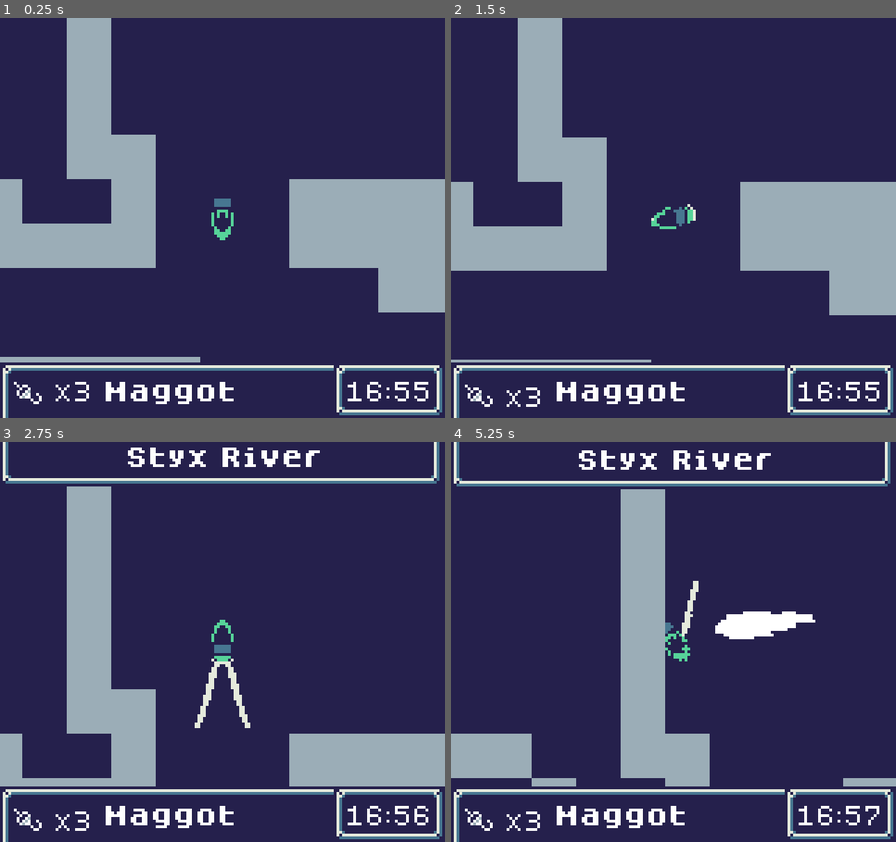
Above: before the commit, frames 1-4 (two rows, left to right).
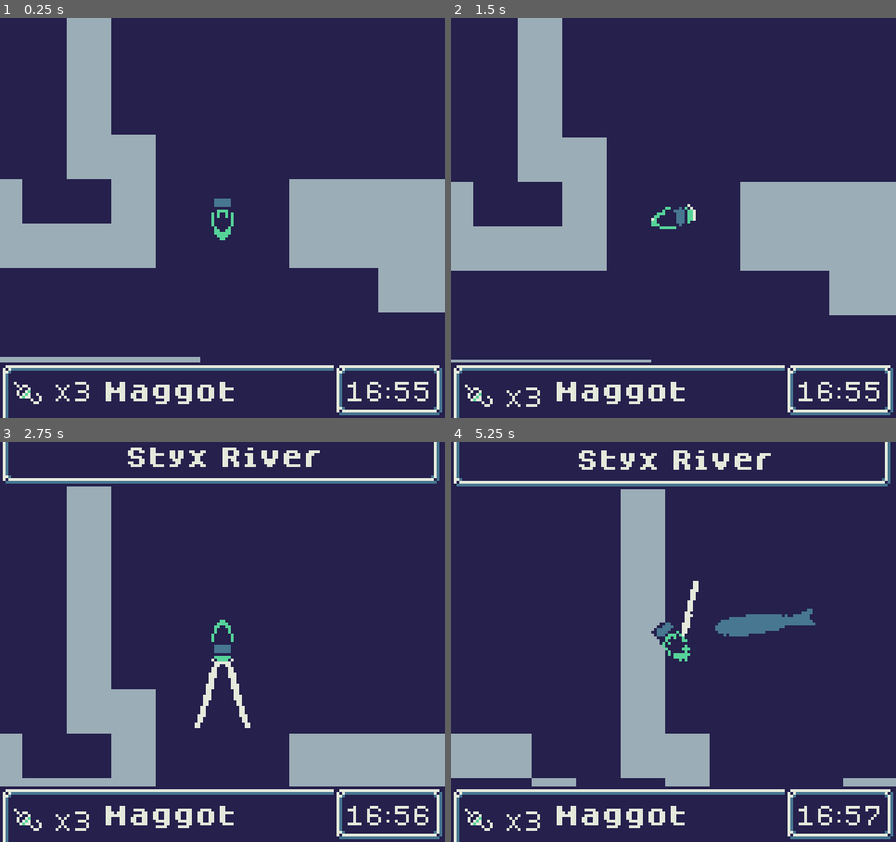
Above: after the commit, the same moments.

Repository: andrebariani/gbjam_12_spooky_fishing
Game: Godot game, scene res://scenes/test_scene.tscn
Two runs of this game, one before a commit and one after it. Both use one fixed random seed, a clock stepped at 60 frames per second and the inputs below. This scene is started directly instead of the project's main scene.
Inputs:
- Up to frame 1 (0.25 s): no input
- Up to frame 2 (1.5 s): click "x3" at 0.5 s; tap Enter at 1.25 s; hold Up (up) from 1.28 s (still down); tap Z (A) at 1.35 s
- Up to frame 3 (2.75 s): keep holding Up (up); tap X (B) at 1.55, 2.1 s; tap Z (A) at 2.3 s
- Up to frame 4 (5.25 s): release Up (up) at 2.78 s; hold Left (left) 2.78-4.28 s; tap Z (A) at 2.85, 3.8, 5.1 s; tap X (B) at 3.05, 3.6, 4.55 s; hold Down (down) 4.28-5.03 s; tap S (select) at 4.35 s; hold Right (right) from 5.03 s (still down)

The runs differ from the first frame. In frame 1, 1.2% of the frame differs, in the area x 3-97%, y 90-97%; in frame 2, 1.2%; in frame 3, 2.0%; in frame 4, 3.2%, in the area x 3-97%, y 2-98%.

Commit message:
Fixed pallete colors and z-indexes

Diff:
--- a/project.godot
+++ b/project.godot
@@ -13,7 +13,11 @@
 config/name="GBJAM_12"
 run/main_scene="res://scenes/ui/main_menu.tscn"
 config/features=PackedStringArray("4.3", "GL Compatibility")
+boot_splash/bg_color=Color(0.145098, 0.12549, 0.298039, 1)
+boot_splash/image="res://assets/gbjam-screen.png"
+boot_splash/use_filter=false
 config/icon="res://assets/test-sprite.png"
+boot_splash/minimum_display_time=2000
 
 [autoload]
 
--- a/scenes/entities/player/player_boat.tscn
+++ b/scenes/entities/player/player_boat.tscn
@@ -37,6 +37,7 @@
 shape = SubResource("RectangleShape2D_8bi6u")
 
 [node name="sprite" type="Sprite2D" parent="."]
+z_index = 10
 rotation = 1.5708
 texture = ExtResource("2_v6lwh")
 vframes = 4
--- a/scenes/entities/shadow/shadow.tscn
+++ b/scenes/entities/shadow/shadow.tscn
@@ -30,6 +30,7 @@
 metadata/_edit_lock_ = true
 
 [node name="Body" type="Line2D" parent="."]
+z_index = -10
 points = PackedVector2Array(0, 0, -8, 0, -14, 0)
 texture = ExtResource("3_t6ea0")
 texture_mode = 2
--- a/scenes/ui/deafult_theme.tres
+++ b/scenes/ui/deafult_theme.tres
@@ -21,13 +21,15 @@
 texture_margin_bottom = 6.0
 
 [resource]
-Button/colors/font_color = Color(1, 1, 1, 1)
-Button/colors/font_focus_color = Color(1, 1, 1, 1)
-Button/colors/font_hover_color = Color(1, 1, 1, 1)
+Button/colors/font_color = Color(0.898039, 0.917647, 0.862745, 1)
+Button/colors/font_disabled_color = Color(0.898039, 0.917647, 0.862745, 1)
+Button/colors/font_focus_color = Color(0.898039, 0.917647, 0.862745, 1)
+Button/colors/font_hover_color = Color(0.898039, 0.917647, 0.862745, 1)
 Button/font_sizes/font_size = 8
 Button/styles/disabled = SubResource("StyleBoxTexture_uf2ft")
 Button/styles/focus = SubResource("StyleBoxEmpty_6d4m1")
 Button/styles/hover = SubResource("StyleBoxTexture_uf2ft")
 Button/styles/normal = SubResource("StyleBoxTexture_rfpf4")
 Button/styles/pressed = SubResource("StyleBoxTexture_uf2ft")
+Label/colors/font_color = Color(0.898039, 0.917647, 0.862745, 1)
 Label/font_sizes/font_size = 8
--- a/scenes/ui/game_menu.tscn
+++ b/scenes/ui/game_menu.tscn
@@ -1,41 +1,11 @@
-[gd_scene load_steps=16 format=3 uid="uid://cse3rppgle6dh"]
+[gd_scene load_steps=10 format=3 uid="uid://cse3rppgle6dh"]
 
 [ext_resource type="Script" path="res://scenes/ui/game_menu.gd" id="1_brl2b"]
 [ext_resource type="Texture2D" uid="uid://dyfiyehobeul1" path="res://assets/ui-border.png" id="2_x7r60"]
 [ext_resource type="FontFile" uid="uid://cfdua1dcq34bg" path="res://assets/dogicapixelbold.otf" id="3_vk0jd"]
-[ext_resource type="Texture2D" uid="uid://b41ubi3p8d5wa" path="res://assets/button_down.png" id="4_2feul"]
 [ext_resource type="Texture2D" uid="uid://u37hbuckq26j" path="res://assets/bait.png" id="5_plb4u"]
-[ext_resource type="Texture2D" uid="uid://d2o6sr0541rx0" path="res://assets/button_up.png" id="5_w2skk"]
 [ext_resource type="FontFile" uid="uid://oev3rdf5s6wf" path="res://assets/dogicapixel.otf" id="7_hmosj"]
 [ext_resource type="Theme" uid="uid://5g30rxyaj341" path="res://scenes/ui/deafult_theme.tres" id="8_enl4r"]
-
-[sub_resource type="StyleBoxTexture" id="StyleBoxTexture_uf2ft"]
-content_margin_bottom = 3.0
-texture = ExtResource("4_2feul")
-texture_margin_left = 5.0
-texture_margin_top = 6.0
-texture_margin_right = 5.0
-texture_margin_bottom = 6.0
-
-[sub_resource type="StyleBoxEmpty" id="StyleBoxEmpty_6d4m1"]
-
-[sub_resource type="StyleBoxTexture" id="StyleBoxTexture_rfpf4"]
-texture = ExtResource("5_w2skk")
-texture_margin_left = 5.0
-texture_margin_top = 6.0
-texture_margin_right = 5.0
-texture_margin_bottom = 6.0
-
-[sub_resource type="Theme" id="Theme_l3ygx"]
-Button/colors/font_color = Color(1, 1, 1, 1)
-Button/colors/font_focus_color = Color(1, 1, 1, 1)
-Button/colors/font_hover_color = Color(1, 1, 1, 1)
-Button/font_sizes/font_size = 8
-Button/styles/disabled = SubResource("StyleBoxTexture_uf2ft")
-Button/styles/focus = SubResource("StyleBoxEmpty_6d4m1")
-Button/styles/hover = SubResource("StyleBoxTexture_uf2ft")
-Button/styles/normal = SubResource("StyleBoxTexture_rfpf4")
-Button/styles/pressed = SubResource("StyleBoxTexture_uf2ft")
 
 [sub_resource type="Animation" id="Animation_8op0j"]
 length = 0.001
@@ -204,7 +174,6 @@
 offset_top = 124.0
 offset_right = 38.0
 offset_bottom = 146.0
-theme = SubResource("Theme_l3ygx")
 theme_override_fonts/font = ExtResource("7_hmosj")
 theme_override_font_sizes/font_size = 8
 text = "x9"
--- a/scenes/ui/main_menu.tscn
+++ b/scenes/ui/main_menu.tscn
@@ -1,8 +1,9 @@
-[gd_scene load_steps=10 format=3 uid="uid://b6fgxvt2hkjl1"]
+[gd_scene load_steps=14 format=3 uid="uid://b6fgxvt2hkjl1"]
 
 [ext_resource type="Texture2D" uid="uid://dyfiyehobeul1" path="res://assets/ui-border.png" id="1_c6b2g"]
 [ext_resource type="Script" path="res://scenes/ui/main_menu.gd" id="1_i55ut"]
 [ext_resource type="FontFile" uid="uid://cfdua1dcq34bg" path="res://assets/dogicapixelbold.otf" id="2_w3gf1"]
+[ext_resource type="Theme" uid="uid://5g30rxyaj341" path="res://scenes/ui/deafult_theme.tres" id="3_8dc0f"]
 [ext_resource type="Texture2D" uid="uid://d2o6sr0541rx0" path="res://assets/button_up.png" id="3_k2uwq"]
 [ext_resource type="Texture2D" uid="uid://b41ubi3p8d5wa" path="res://assets/button_down.png" id="4_o7g3w"]
 
@@ -24,7 +25,7 @@
 texture_margin_bottom = 6.0
 
 [sub_resource type="Theme" id="Theme_l3ygx"]
-Button/colors/font_color = Color(1, 1, 1, 1)
+Button/colors/font_color = Color(0.898039, 0.917647, 0.862745, 1)
 Button/colors/font_focus_color = Color(1, 1, 1, 1)
 Button/colors/font_hover_color = Color(1, 1, 1, 1)
 Button/font_sizes/font_size = 8
@@ -33,6 +34,17 @@
 Button/styles/hover = SubResource("StyleBoxTexture_uf2ft")
 Button/styles/normal = SubResource("StyleBoxTexture_rfpf4")
 Button/styles/pressed = SubResource("StyleBoxTexture_uf2ft")
+
+[sub_resource type="InputEventKey" id="InputEventKey_ypb7u"]
+keycode = 4194309
+
+[sub_resource type="InputEventKey" id="InputEventKey_iyc5n"]
+device = -1
+keycode = 90
+unicode = 122
+
+[sub_resource type="Shortcut" id="Shortcut_tcinn"]
+events = [SubResource("InputEventKey_ypb7u"), SubResource("InputEventKey_iyc5n")]
 
 [node name="MainMenu" type="Control"]
 layout_mode = 3
@@ -72,6 +84,8 @@
 
 [node name="Label" type="Label" parent="Background/HFlowContainer"]
 layout_mode = 2
+theme = ExtResource("3_8dc0f")
+theme_override_colors/font_color = Color(0.898039, 0.917647, 0.862745, 1)
 theme_override_fonts/font = ExtResource("2_w3gf1")
 theme_override_font_sizes/font_size = 16
 text = "LE FISHE"
@@ -82,6 +96,7 @@
 layout_mode = 2
 theme = SubResource("Theme_l3ygx")
 theme_override_font_sizes/font_size = 8
+shortcut = SubResource("Shortcut_tcinn")
 text = "Play"
 
 [connection signal="pressed" from="Background/HFlowContainer/Button" to="." method="_on_button_pressed"]
Binary file changed: assets/Sprite-0003.png
Binary file changed: assets/bait.png
